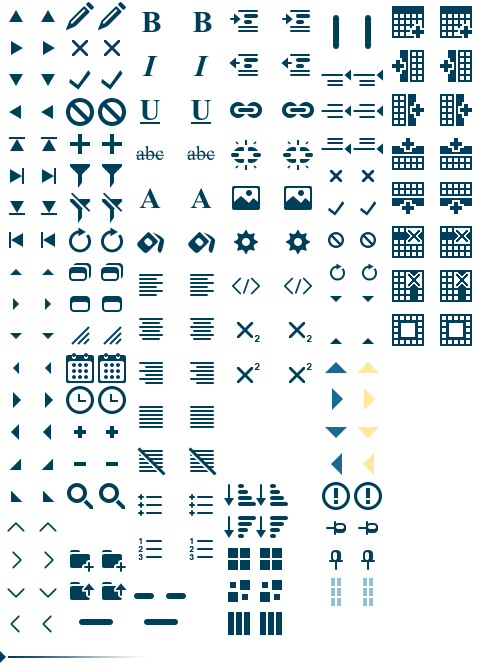
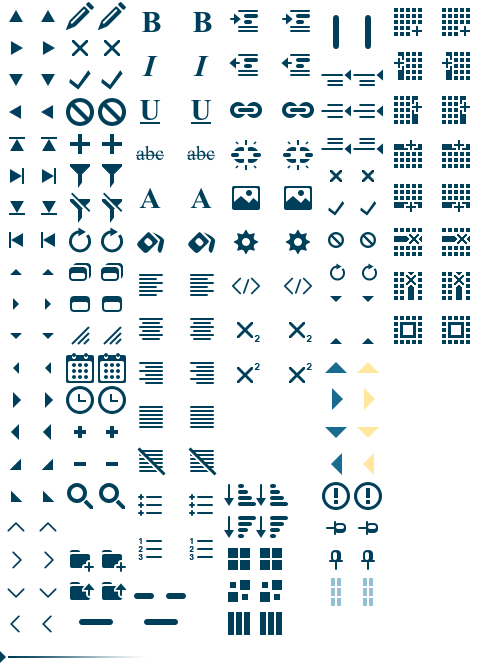
Comparing the layer stacks of the two 480x672 images. Changes:
painted on "table hover" over [440, 6, 472, 346]
painted on "table" over [392, 6, 424, 346]
